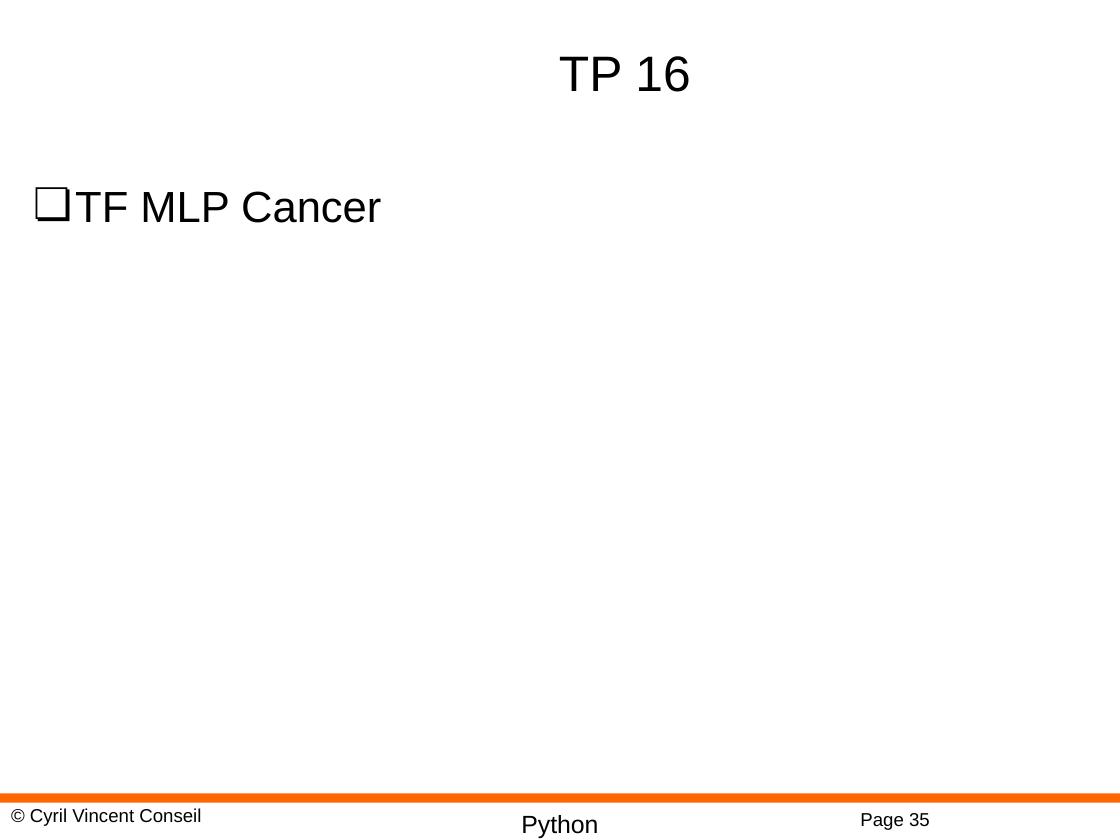
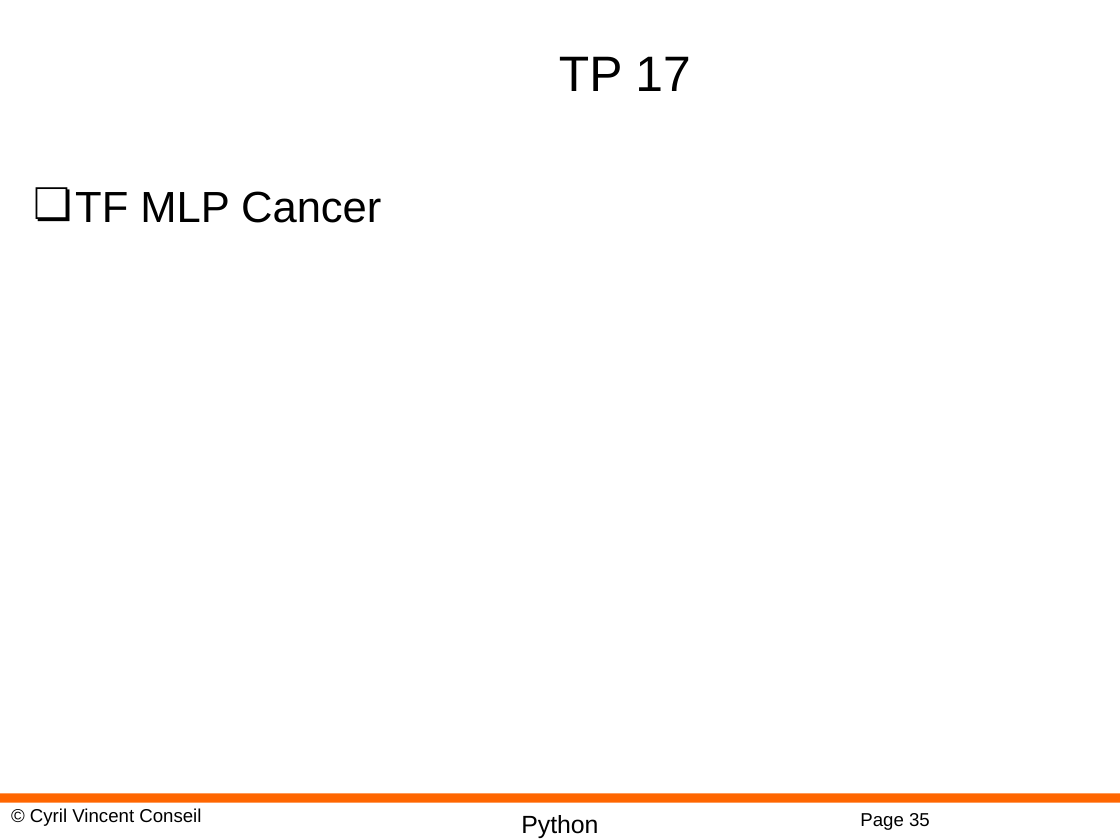
Before and after one commit to cyrilvincent/iot-ai, a slide deck: slide 35 of ppt/IoTAI18-TensorFlow.pptx. Drawn at 1120x840 pixels with LibreOffice and Linux fonts; fonts in the diff are those of the drawing; background and template pictures are left out. Boxes give left, top, right and bottom in pixels: in the first picture for what was removed or moved away, otherwise in the second. Text is boxed around its words. In the diff, an @@ line names an element or a change of style, - is before the commit and + after.

```diff
--- a/ppt/IoTAI18-TensorFlow.pptx
+++ b/ppt/IoTAI18-TensorFlow.pptx
@@ title at box(559, 56, 690, 91): text changed @@
-TP 16
+TP 17
```
Also in this commit, not shown: 5 other files.
